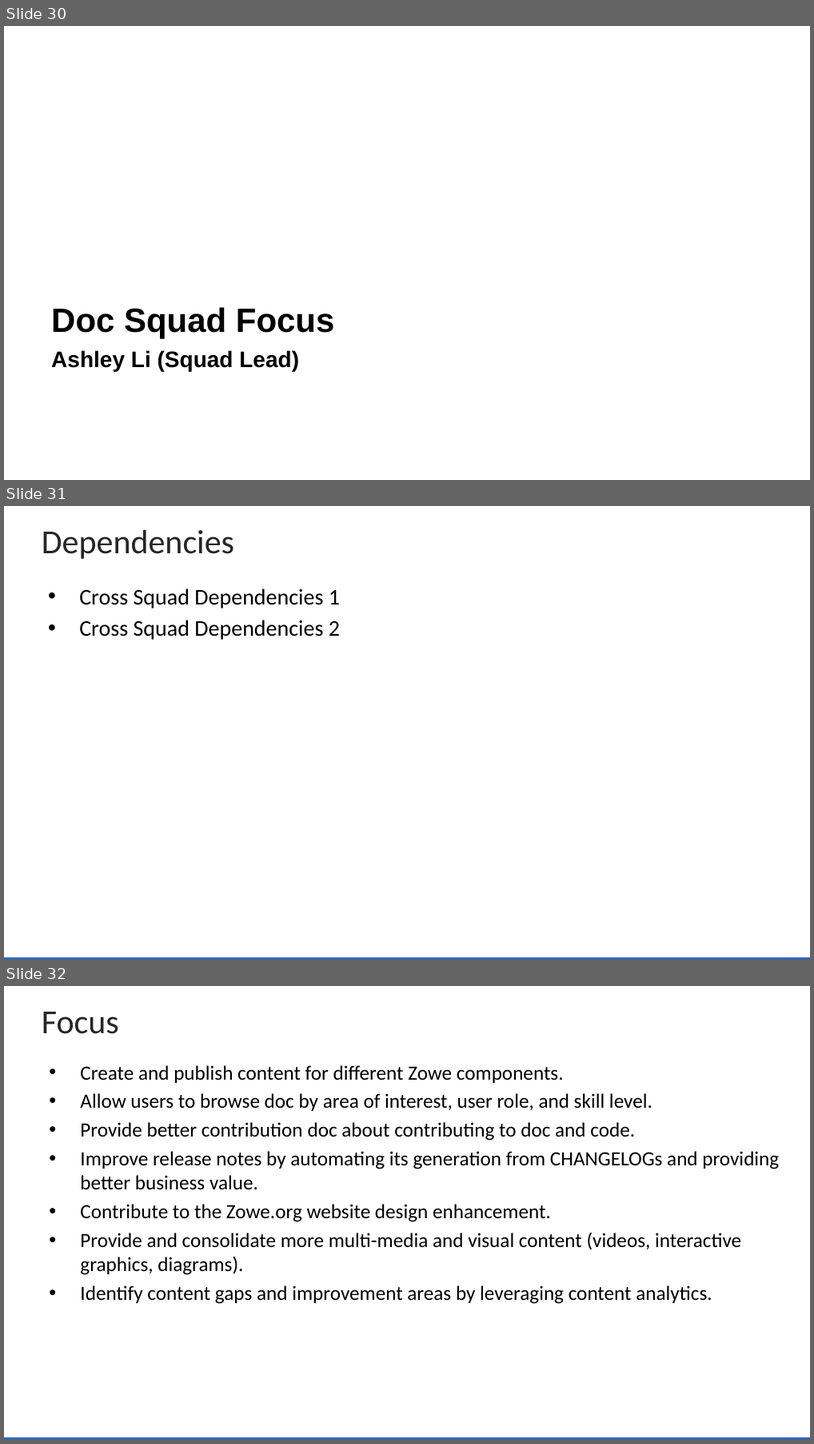
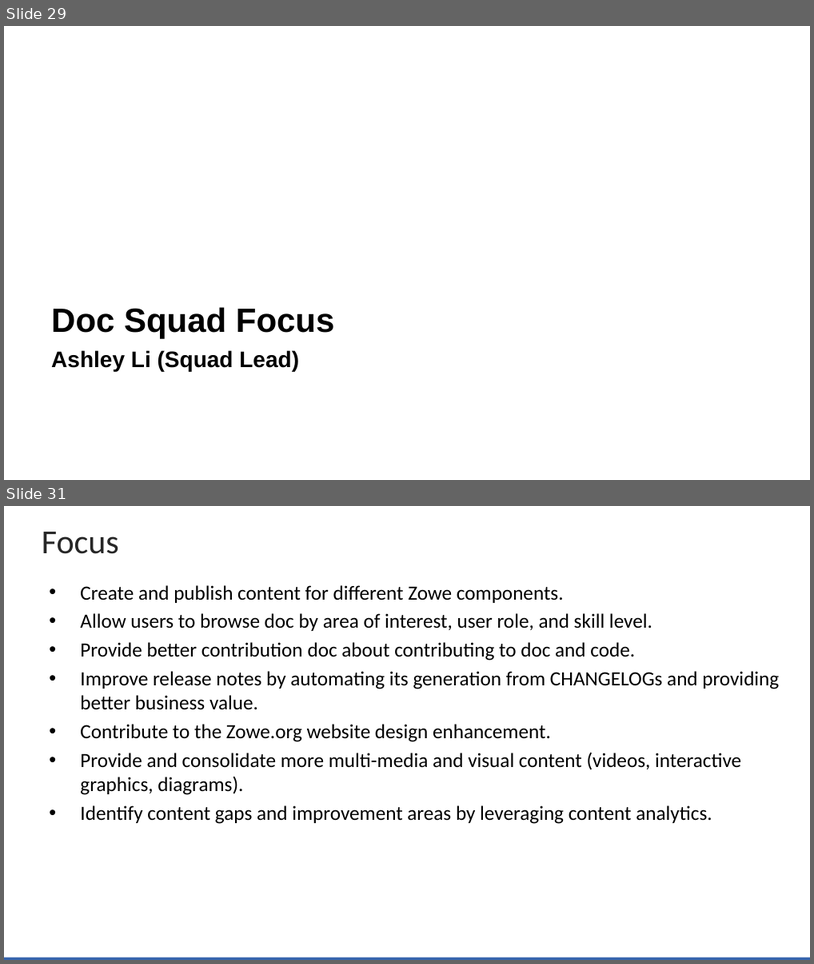
Before and after one commit to zowe/community, a slide deck: Project Management/20PI3 Planning/Zowe Community Squad Focus for 20PI3.pptx. Shown one above the other, each under a label of ours: slides 30, 31 and 32 before the commit, slides 29 and 31 after it; the slides between them are not shown. The pictures are 814x1444 and 814x964 pixels, drawn with LibreOffice and Linux fonts; fonts in the diff are those of the drawing; background and template pictures are left out. Boxes give left, top, right and bottom in pixels: in the first picture for what was removed or moved away, otherwise in the second. Text is boxed around its words. In the diff, an @@ line names an element or a change of style, - is before the commit and + after.

```diff
--- a/Project Management/20PI3 Planning/Zowe Community Squad Focus for 20PI3.pptx
+++ b/Project Management/20PI3 Planning/Zowe Community Squad Focus for 20PI3.pptx
@@ slide 31 removed at [4,506,810,960], background #FFFFFF; not listed: 1 template element that a slide beside it also shows @@
@@ title removed at [42,530,234,559] @@
-Dependencies
@@ text removed at [79,588,340,640] @@
-• Cross Squad Dependencies 1
-• Cross Squad Dependencies 2
@@ what was slide 30 is now slide 29 @@
@@ what was slide 32 is now slide 31 @@
```
Also in this commit, not shown: 1 slide added, 1 other slide removed, 1 other file.
